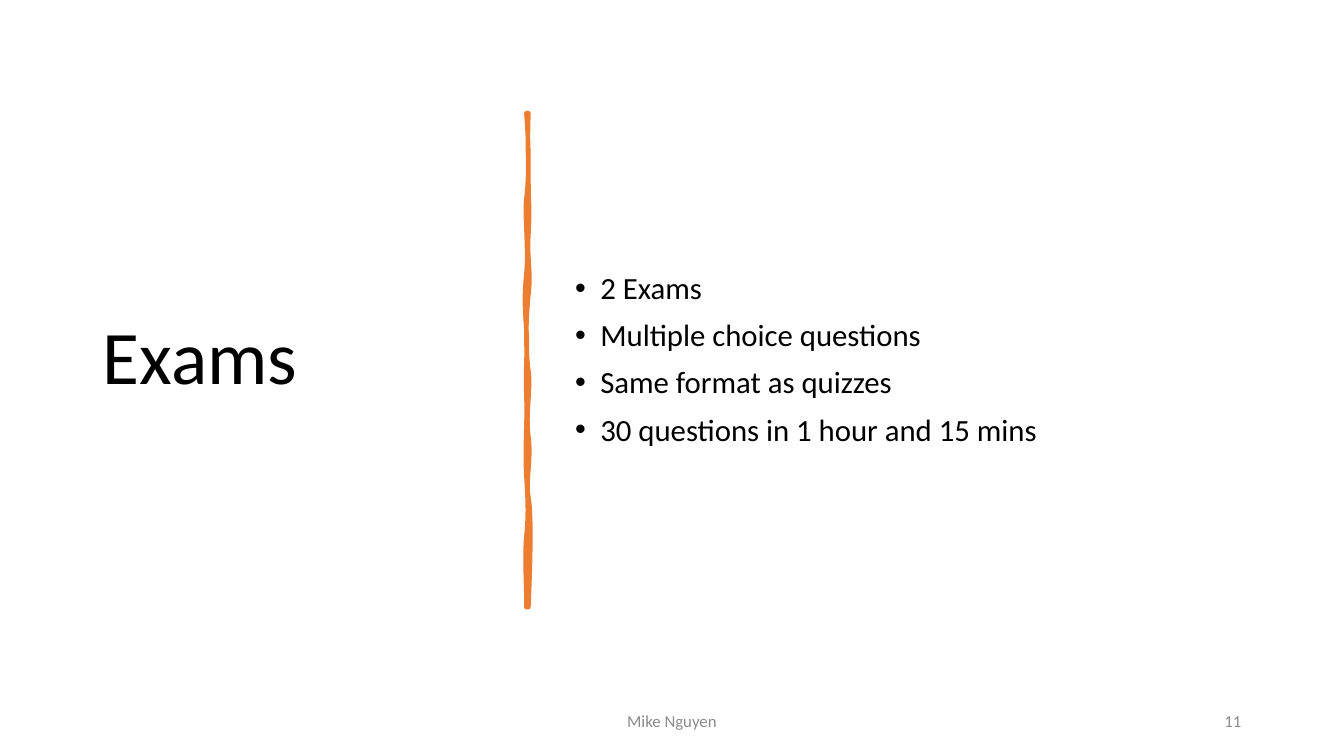
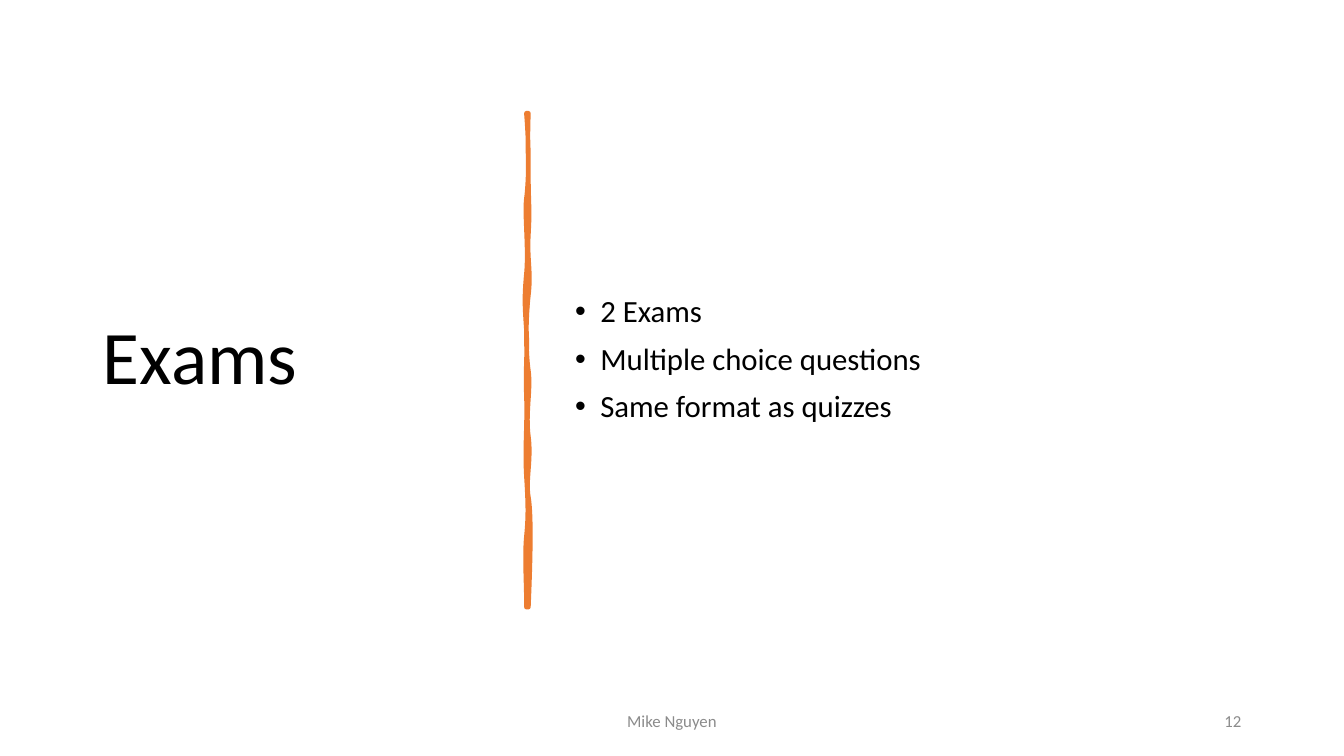
Before and after one commit to mikenguyen13/mar4050, a slide deck: slide 12 of lectures/1/1_Introduction to Marketing Research.pptx (slide 11 before the commit). Drawn at 1344x756 pixels with LibreOffice and Linux fonts; fonts in the diff are those of the drawing. Boxes give left, top, right and bottom in pixels: in the first picture for what was removed or moved away, otherwise in the second. Text is boxed around its words. In the diff, an @@ line names an element or a change of style, - is before the commit and + after.

```diff
--- a/lectures/1/1_Introduction to Marketing Research.pptx
+++ b/lectures/1/1_Introduction to Marketing Research.pptx
@@ text at <box>600,419,1037,446</box>: paragraph removed @@
-• 30 questions in 1 hour and 15 mins
@@ page number at <box>1224,716,1241,727</box>: text changed @@
-11
+12
```
Also in this commit, not shown: 1 slide added, 8 other files.
